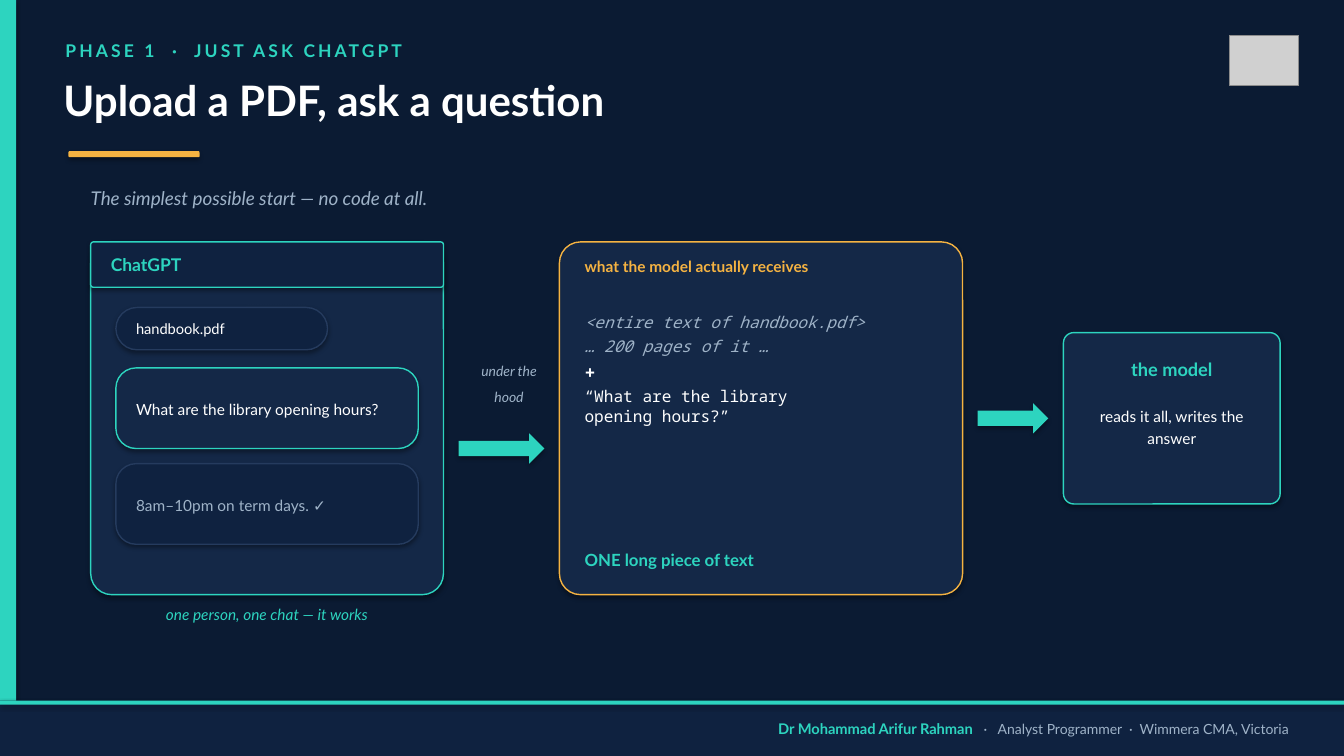
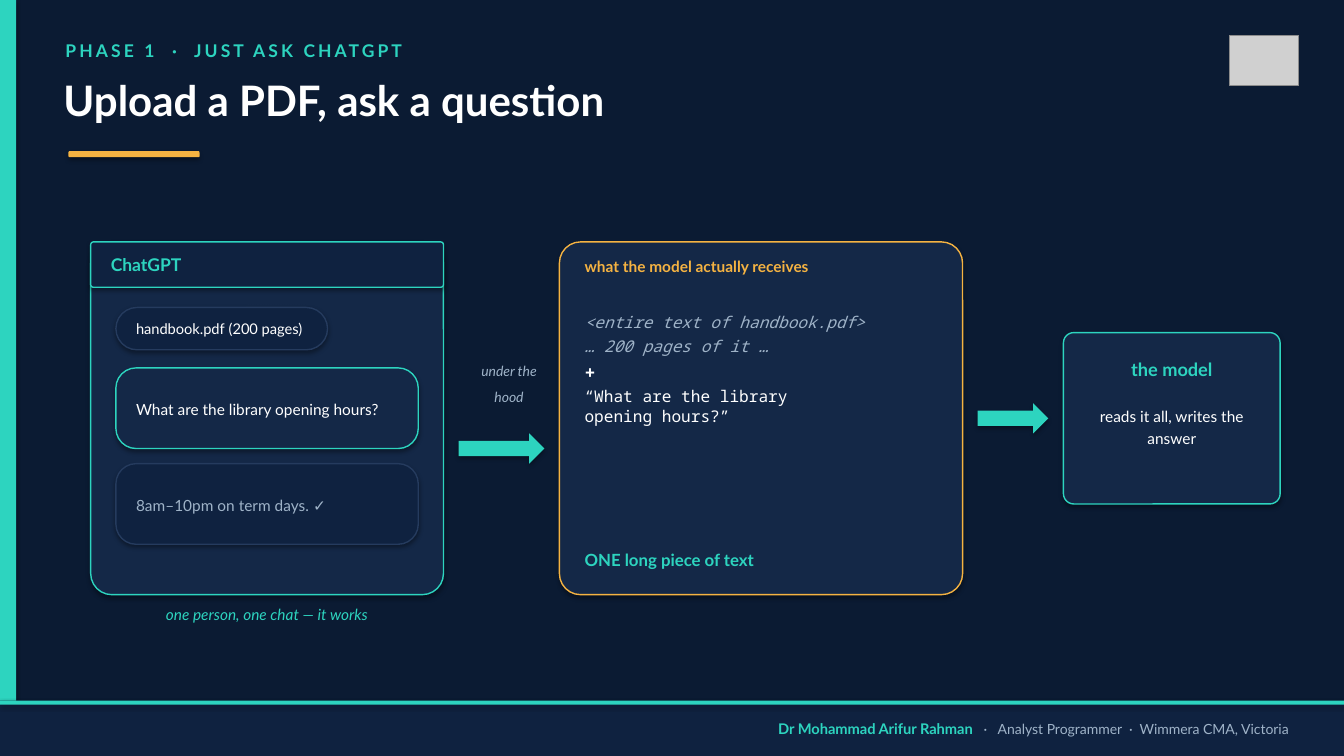
Before and after one commit to arifwcma/induction, a slide deck: slide 2 of lecture/deck.pptx. Drawn at 1344x756 pixels with LibreOffice and Linux fonts; fonts in the diff are those of the drawing; grey boxes stand for pictures. Boxes give left, top, right and bottom in pixels: in the first picture for what was removed or moved away, otherwise in the second. Text is boxed around its words. In the diff, an @@ line names an element or a change of style, - is before the commit and + after.

Commit message:
done

```diff
--- a/lecture/deck.pptx
+++ b/lecture/deck.pptx
@@ text removed at (91, 191, 428, 208) @@
-The simplest possible start — no code at all.
@@ text at (136, 323, 303, 337): text changed @@
-handbook.pdf
+handbook.pdf (200 pages)
```
